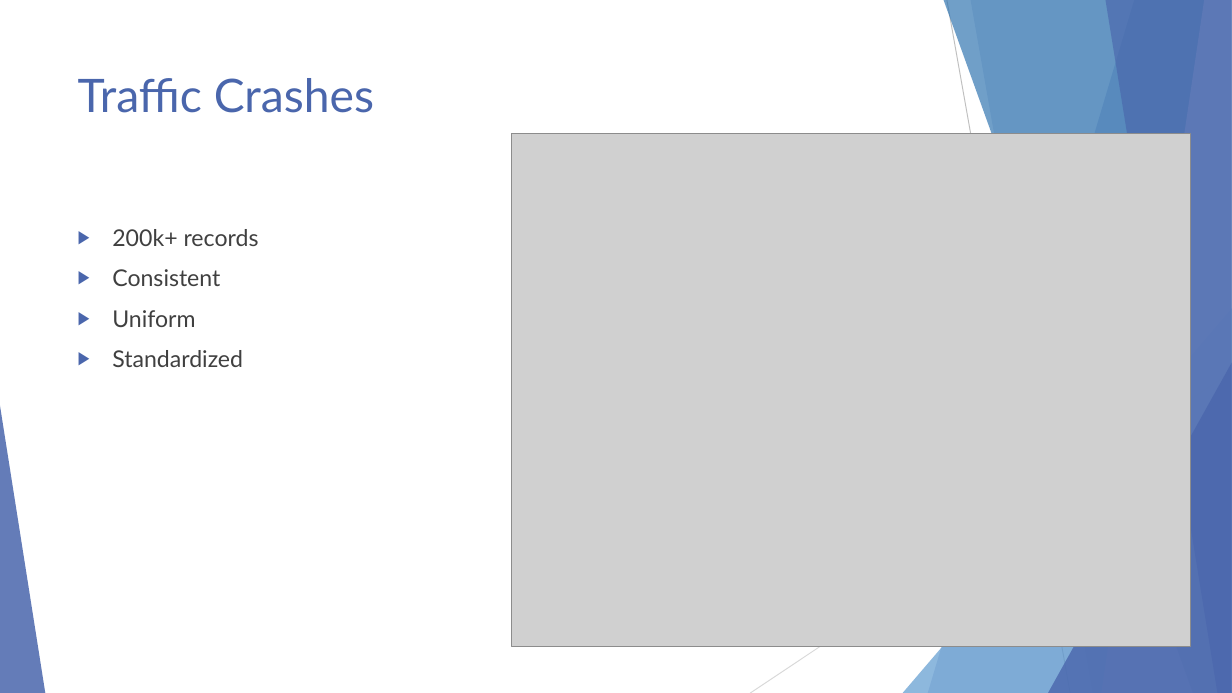
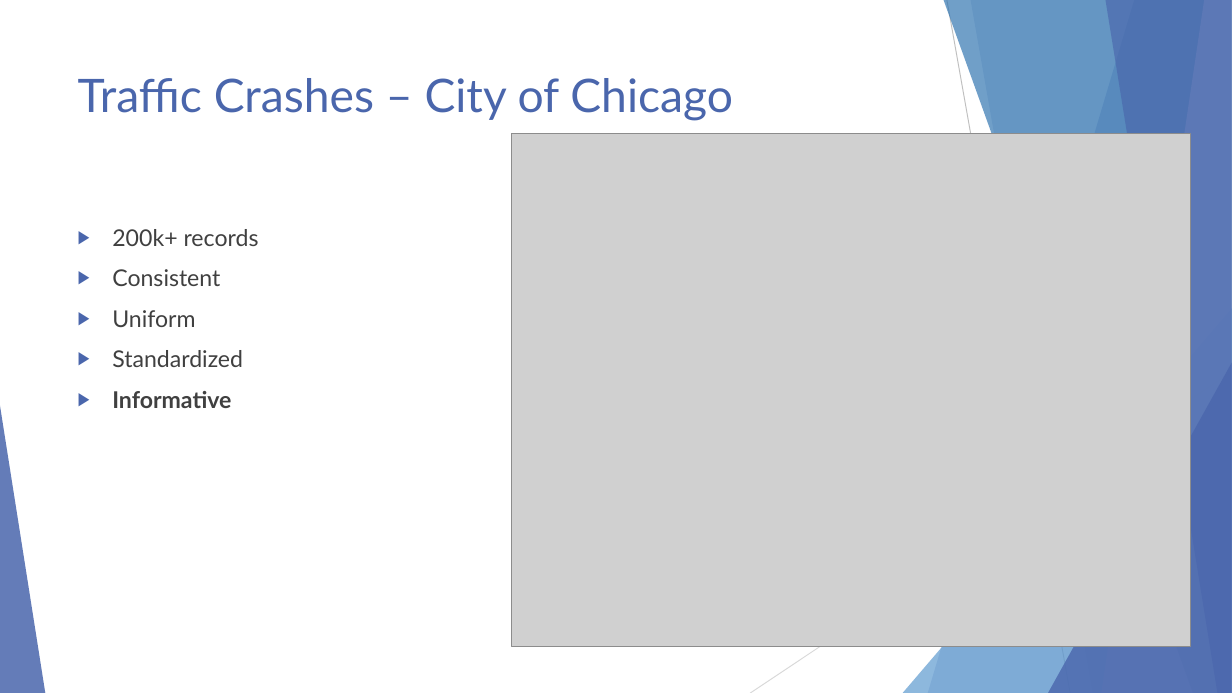
Before and after one commit to ndarwich/Crash-Analysis, a slide deck: slide 7 of Slides/An Investigation.pptx. Drawn at 1232x693 pixels with LibreOffice and Linux fonts; fonts in the diff are those of the drawing; grey boxes stand for pictures. Boxes give left, top, right and bottom in pixels: in the first picture for what was removed or moved away, otherwise in the second. Text is boxed around its words. In the diff, an @@ line names an element or a change of style, - is before the commit and + after.

```diff
--- a/Slides/An Investigation.pptx
+++ b/Slides/An Investigation.pptx
@@ title at (78,78,733,121): text changed @@
-Traffic Crashes
+Traffic Crashes – City of Chicago
@@ text at (112,391,231,408): paragraph added @@
+▶ Informative
```
Also in this commit, not shown: 20 other slides changed, 17 slides added, 4 slides removed, 1 other file.
